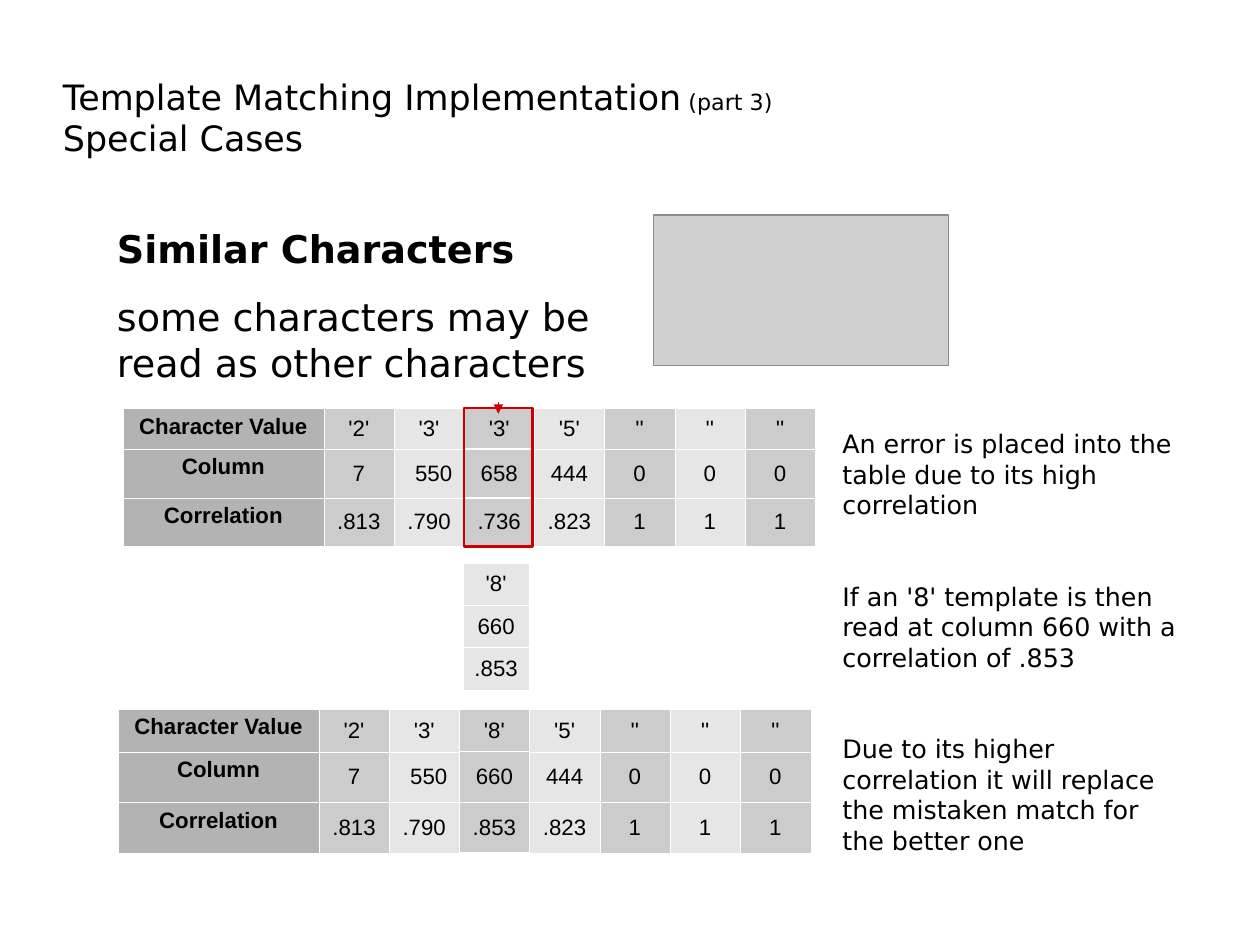
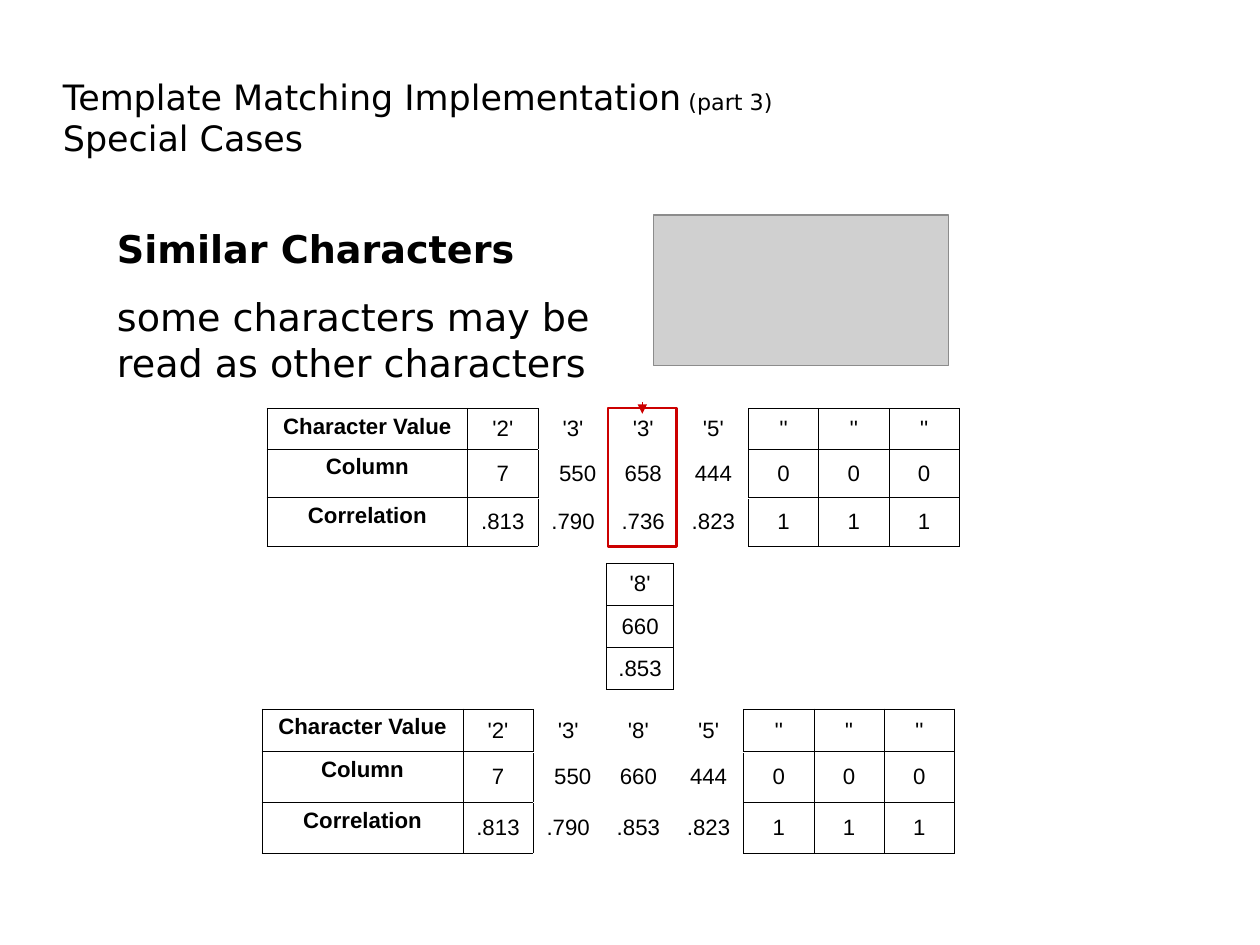
Before and after one commit to Luke-Meyer/dip_project, a slide deck: slide 7 of Presentation/License Plate Sequence Extraction.odp. Drawn at 1260x945 pixels with LibreOffice and Linux fonts; fonts in the diff are those of the drawing; grey boxes stand for pictures; background and template pictures are left out. Boxes give left, top, right and bottom in pixels: in the first picture for what was removed or moved away, otherwise in the second. Text is boxed around its words. In the diff, an @@ line names an element or a change of style, - is before the commit and + after.

```diff
--- a/Presentation/License Plate Sequence Extraction.odp
+++ b/Presentation/License Plate Sequence Extraction.odp
@@ table at [268,408,958,547] @@
@@ fill #B3B3B3 to none in 3 cells @@
@@ fill #CCCCCC to none in 12 cells @@
@@ fill #E6E6E6 to none in 9 cells @@
@@ borders changed @@
@@ 3 tables, 1 arrow, 1 rectangle: place and size @@
-3 tables, 1 arrow, 1 rectangle at [118,402,814,853]
+3 tables, 1 arrow, 1 rectangle at [262,402,958,853]
@@ text removed at [842,433,1176,851] @@
-An error is placed into the table due to its high correlation
-If an '8' template is then read at column 660 with a correlation of .853
-Due to its higher correlation it will replace the mistaken match for the better one
@@ table at [607,564,673,691] @@
@@ fill #E6E6E6 to none in 3 cells @@
@@ borders changed @@
@@ table at [262,709,952,853] @@
@@ fill #B3B3B3 to none in 3 cells @@
@@ fill #CCCCCC to none in 12 cells @@
@@ fill #E6E6E6 to none in 9 cells @@
@@ borders changed @@
```
Also in this commit, not shown: 9 other slides changed, 3 slides added, 2 slides removed, 1 other file.
